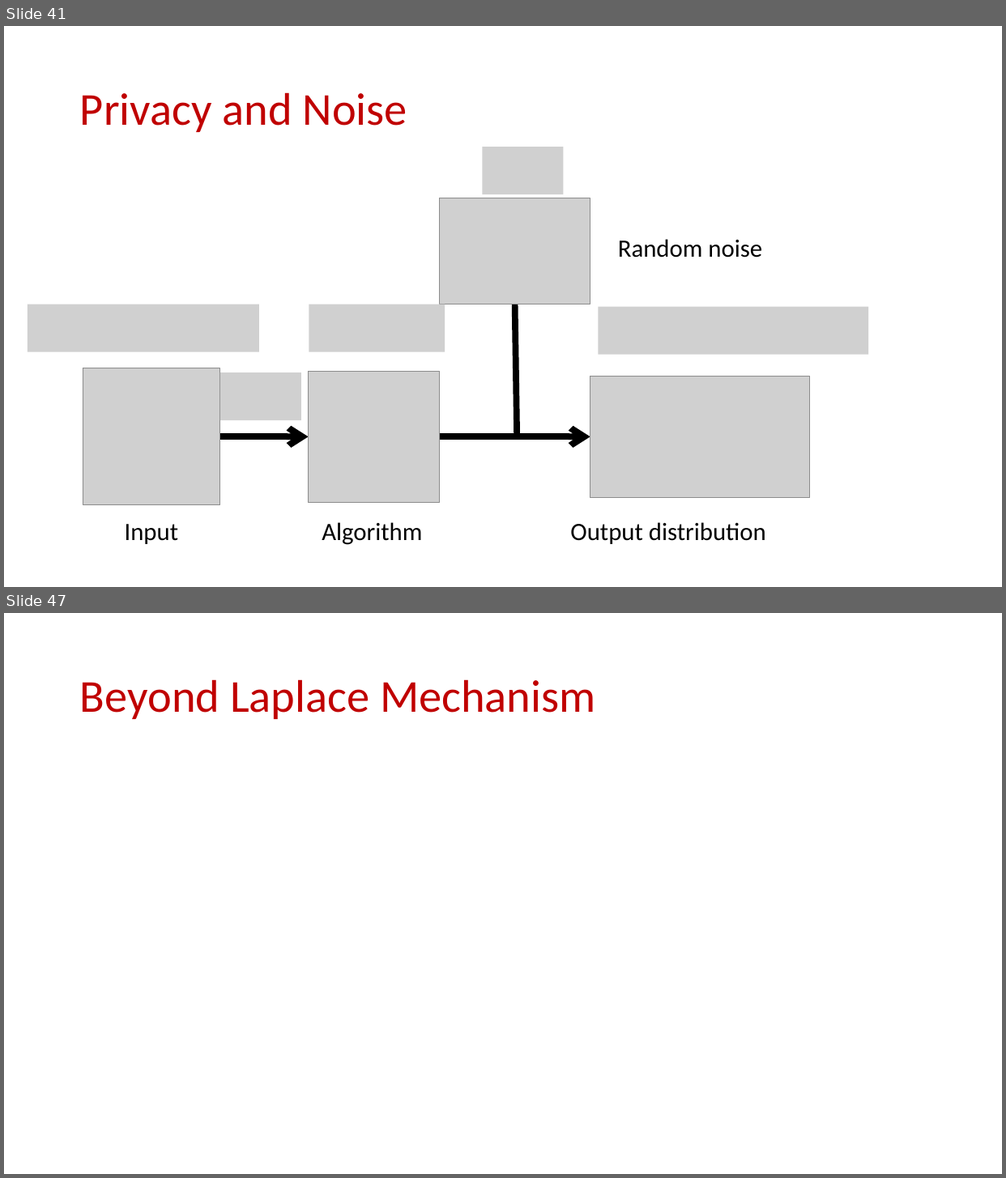
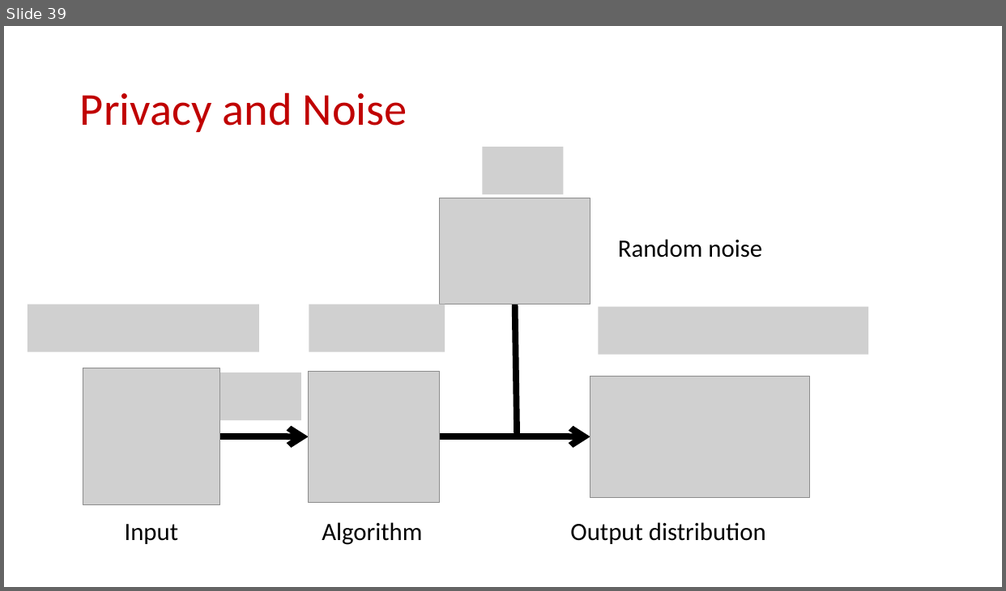
Before and after one commit to samsonzhou/samsonzhou.github.io, a slide deck: CSCE658-S24/L19.pptx. Shown one above the other, each under a label of ours: slides 41 and 47 before the commit, slide 39 after it; the slides between them are not shown. The pictures are 1006x1178 and 1006x591 pixels, drawn with LibreOffice and Linux fonts; fonts in the diff are those of the drawing; grey boxes stand for pictures. Boxes give left, top, right and bottom in pixels: in the first picture for what was removed or moved away, otherwise in the second. Text is boxed around its words. In the diff, an @@ line names an element or a change of style, - is before the commit and + after.

```diff
--- a/CSCE658-S24/L19.pptx
+++ b/CSCE658-S24/L19.pptx
@@ slide 47 removed at bbox=[4, 613, 1002, 1174], background #FFFFFF @@
@@ title removed at bbox=[80, 679, 596, 719] @@
-Beyond Laplace Mechanism
@@ what was slide 41 is now slide 39 @@
```
Also in this commit, not shown: 10 other slides removed, 1 other file.
